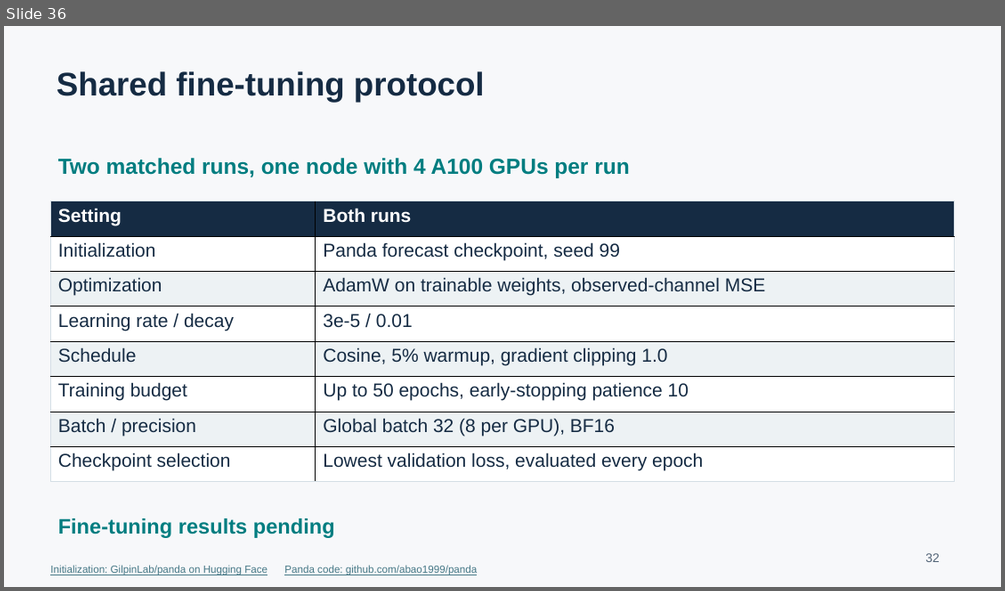
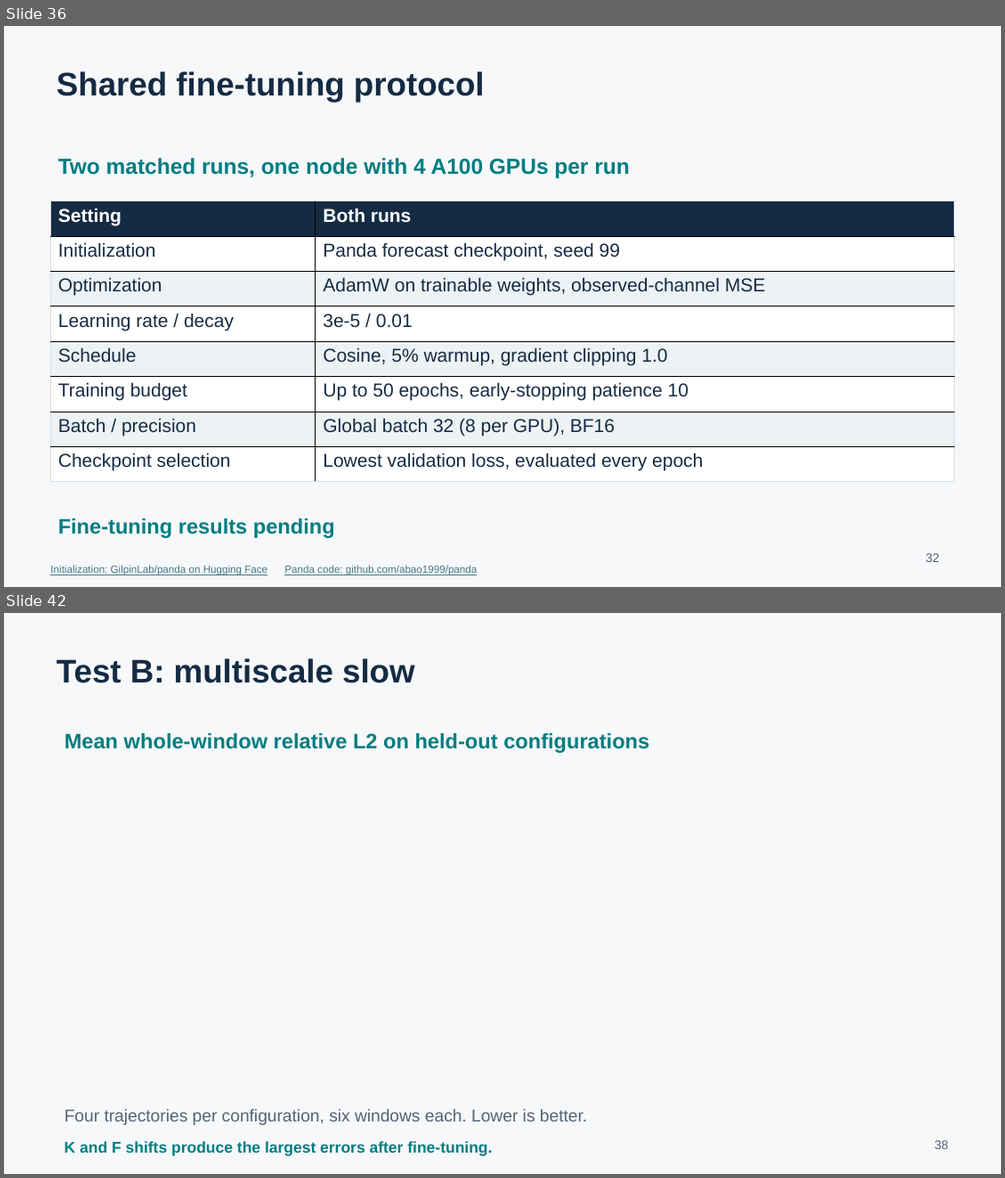
Before and after one commit to yzheng-ee/MultiscaleDynamicsAI, a slide deck: presentation.pptx. Shown one above the other, each under a label of ours: slide 36 before the commit, slides 36 and 42 after it; the slides between them are not shown. The pictures are 1005x591 and 1005x1178 pixels, drawn with LibreOffice and Linux fonts; fonts in the diff are those of the drawing. Boxes give left, top, right and bottom in pixels: in the first picture for what was removed or moved away, otherwise in the second. Text is boxed around its words. In the diff, an @@ line names an element or a change of style, - is before the commit and + after.

```diff
--- a/presentation.pptx
+++ b/presentation.pptx
@@ slide 42 added at (4,613,1001,1174), background #F7F8FA @@
@@ text added at (57,658,415,683), 31.5 pt, text #152B43, bold @@
+Test B: multiscale slow
@@ text added at (65,733,649,753), 20.2 pt, text #007D80, bold @@
+Mean whole-window relative L2 on held-out configurations
@@ text added at (65,1109,587,1125), 16.5 pt, text #526477 @@
+Four trajectories per configuration, six windows each. Lower is better.
@@ text added at (65,1141,492,1156), 15 pt, text #007D80, bold @@
+K and F shifts produce the largest errors after fine-tuning.
@@ text added at (934,1140,948,1149), 12 pt, text #526477 @@
+38
```
Also in this commit, not shown: 7 other slides added, 5 other files.
